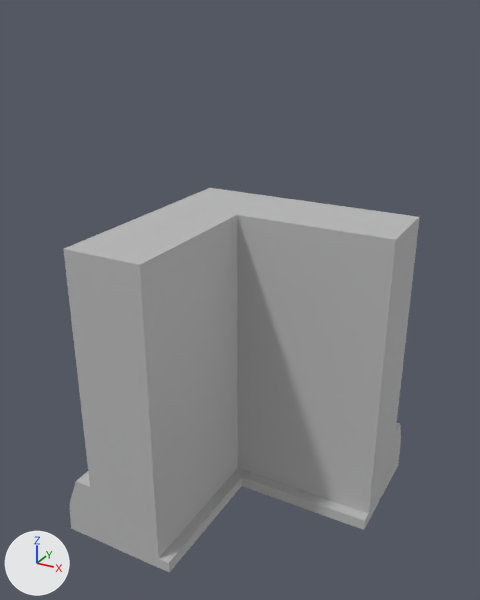
One commit to the FBX model Artists/Jac/SM_Wall_Corner_Outer_NoTop.fbx: the scene before it, then after it.
The view is the same before and after, from a camera (50 mm lens) standing at (1.94, -3.48, 3.17) and looking at (0.11, -0.17, 1.51). The axes (+X, +Y, +Z) are drawn at lower left. The lights are the same throughout. Where no turn or scale is listed for an object, it has been applied to the vertices. Vertices at the same position are counted once.

Names of what the first picture shows: 'SM_Wall_Corner_Outer_NoTop'.
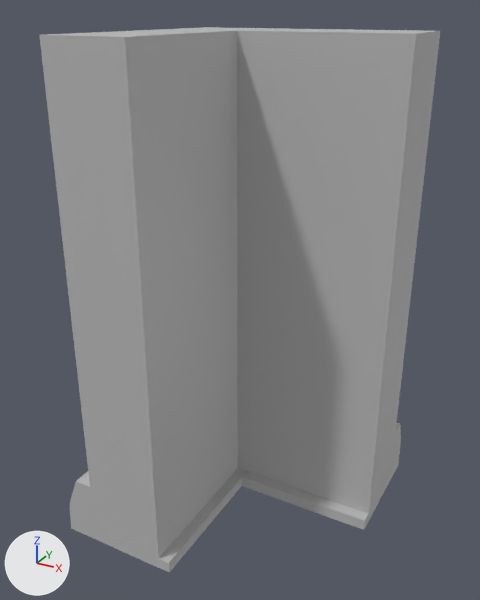
The newer file is also turned or shifted as a whole; pictures and numbers use the older file's frame.

Changed parts and their boxes (x1, y1, x2, y2) in the pictures (480 x 600 px; the box of a moved part takes in the faces that stretch with it):
'SM_Wall_Corner_Outer_NoTop', reshaped (12% wider, 42% taller)
    before: (63, 188, 420, 573)
    after: (39, 27, 440, 573)
part 1 of me_mesh, moved or reshaped
    before: (63, 188, 420, 490)
    after: (39, 27, 440, 490)

Patch to the scene script:
```diff
--- a/Artists/Jac/SM_Wall_Corner_Outer_NoTop.fbx.py
+++ b/Artists/Jac/SM_Wall_Corner_Outer_NoTop.fbx.py
@@ me_mesh @@
 me_mesh.from_pydata(...)  # 39 vertices, 36 faces; spans x -0.71..1.0, y -1.0..0.71, z 0.0..2.0
 # used by ob_sm_wall_corner_outer_notop; location = (0.0, 0.0, 0.0)
 # before: 2 (-0.5, -1.0, 2.0) at pixel (63, 248), 3 (0.0, -1.0, 2.0) at pixel (139, 264), 4 (-0.5, 0.5, 2.0) at pixel (209, 187), 5 (0.0, 0.0, 2.0) at pixel (237, 214), 22 (1.0, 0.5, 2.0) at pixel (419, 216)
 # before: 23 (1.0, 0.0, 2.0) at pixel (395, 239)
+# me_mesh part 1
+for i in [*range(2, 6), 22, 23]: me_mesh.vertices[i].co += Vector((0.0, 0.0, 1.06))
 me_mesh.materials.append(mat_m_wall)
```
